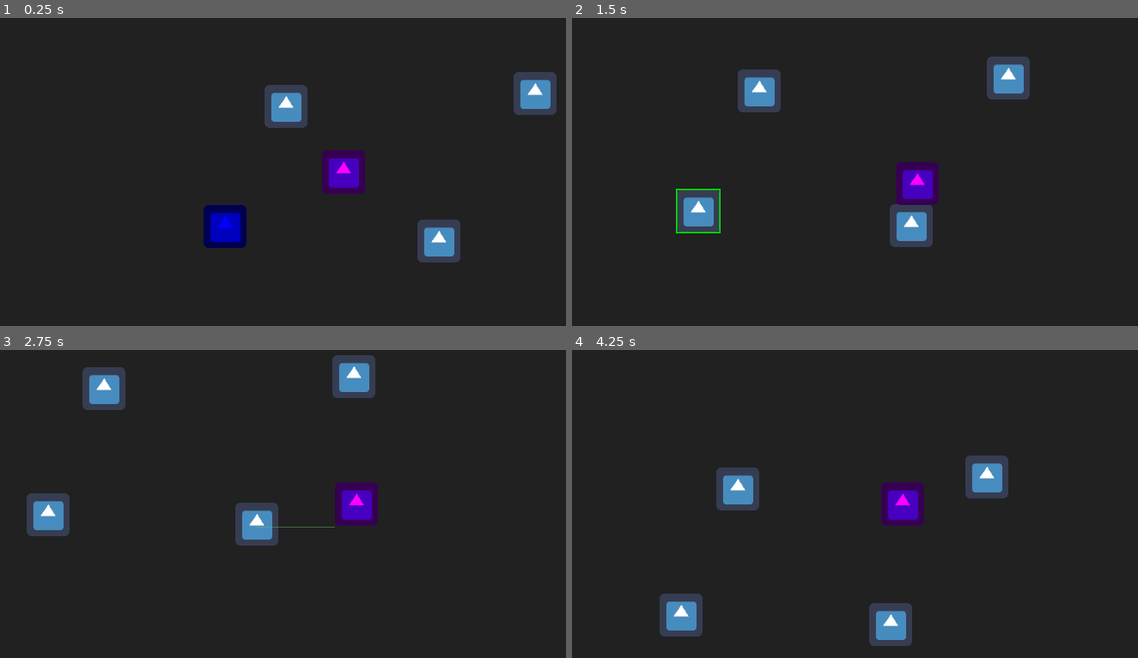
Above: before the commit, frames 1-4 (two rows, left to right).
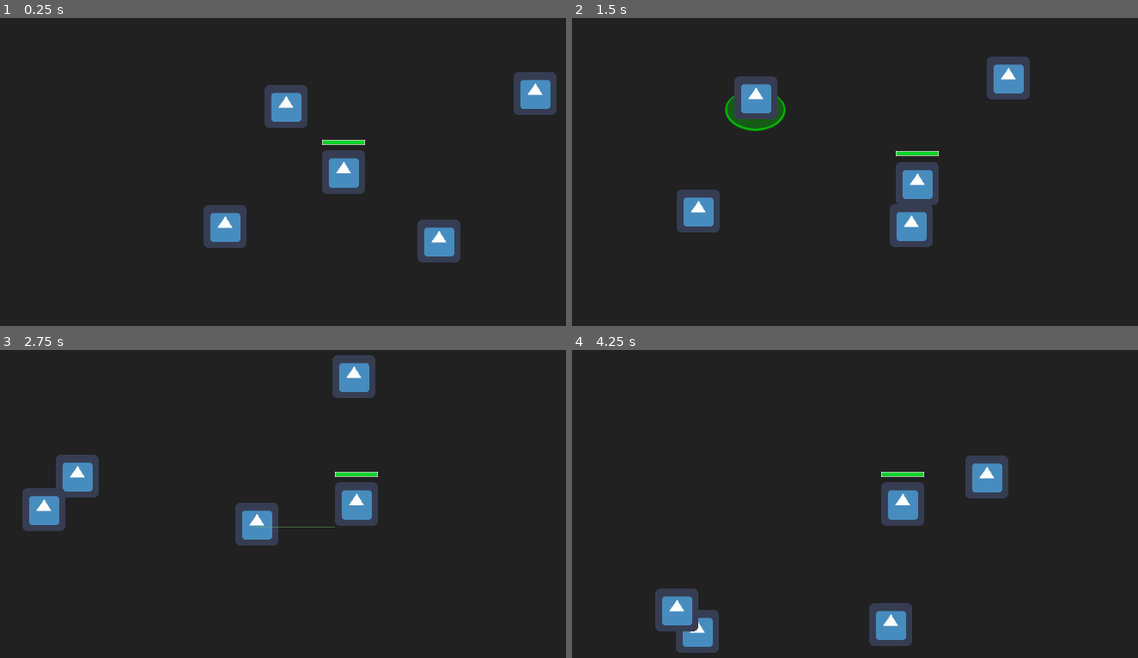
Above: after the commit, the same moments.

Repository: baioc/necro-crypt
Game: Godot game, scene res://map/scenes/World.tscn
Two runs of this game, one before a commit and one after it. Both use one fixed random seed, a clock stepped at 60 frames per second and the inputs below. The engine's default icon, where the game draws it, is replaced by a stand-in: a white triangle on a blue panel in a dark square.
Inputs (mouse positions are in pixels of both pictures, inside the frame that each line leads up to):
- Up to frame 1 (0.25 s): no input
- Up to frame 2 (1.5 s): tap Enter at 0.5 s; move the mouse to (860, 110) at 0.52 s; press the mouse at (860, 110) at 0.53 s; hold D (ui_right) 0.53-1.28 s; right-click (860, 110) at 0.77 s; right-click (860, 110) at 0.8 s; right-click (860, 110) at 1.07 s; move the mouse to (713, 230) at 1.27 s; release the mouse at (713, 230) at 1.28 s; hold S (ui_down) from 1.28 s (still down); right-click (713, 230) at 1.35 s
- Up to frame 3 (2.75 s): right-click (141, 562) at 1.52 s; click (141, 562) at 1.55 s; right-click (141, 562) at 1.82 s; move the mouse to (339, 528) at 2.02 s; release S (ui_down) at 2.03 s; press the mouse at (339, 528) at 2.03 s; hold D (ui_right) from 2.03 s (still down); right-click (339, 528) at 2.3 s
- Up to frame 4 (4.25 s): move the mouse to (922, 377) at 2.77 s; release D (ui_right) at 2.78 s; release the mouse at (922, 377) at 2.78 s; hold W (ui_up) 2.78-3.53 s; click (922, 377) at 2.85 s; right-click (922, 377) at 3.02 s; right-click (922, 377) at 3.32 s; move the mouse to (1121, 565) at 3.52 s; hold A (ui_left) from 3.53 s (still down); right-click (1121, 565) at 3.6 s; right-click (1121, 565) at 3.77 s; right-click (1121, 565) at 4.07 s; tap Middle mouse button (ui_cancel) at 4.15 s

The runs differ from the first frame. In frame 1, 2.2% of the frame differs, in the area x 35-65%, y 39-75%; in frame 2, 2.7%; in frame 3, 4.0%, in the area x 3-67%, y 5-61%; in frame 4, 3.7%.

Commit message:
Implement Combat mechanics

Diff:
--- a/control/commander/Commander.gd
+++ b/control/commander/Commander.gd
@@ -31,9 +31,9 @@
 func selection_apply():
 	selection_clear()
 
-	for unit in $Selection/Area.get_overlapping_bodies():
-		if unit.is_controllable():
-			selection_add(unit)
+	for monster in $Selection/Area.get_overlapping_bodies():
+		if monster.is_in_group("troops"):
+			selection_add(monster)
 
 	$Selection.set_visible(false)
 
@@ -65,13 +65,20 @@
 		var clicked := space.intersect_point(mouse, 1, [self], $Selection/Area.get_collision_mask())
 		var found = clicked.pop_front()
 
-		if found == null or found["collider"].is_controllable():
+		# command: move
+		if found == null or found["collider"].is_in_group("troops"):
+			# @TODO: visual indicator at target location
 			for unit in troops:
 				unit.goto(mouse)
+
+		# command: reanimate
 		elif found["collider"].is_dead():
+			# @TODO: allow depending on distance to player
 			found["collider"].reanimate()
 			selection_clear()
 			selection_add(found["collider"])
+
+		# command: attack
 		else:
 			for unit in troops:
 				unit.attack(found["collider"])
--- a/entities/Entity.gd
+++ b/entities/Entity.gd
@@ -8,7 +8,9 @@
 export var health_max : int = 100
 onready var health := health_max
 
-export var attack_range := 35.0
+export var attack_range : float = 32.0
+export var attack_damage : int = 20
+export var attacks_per_second : float = 0.5
 
 
 func is_dead() -> bool:
@@ -16,13 +18,24 @@
 
 
 func update_health(delta):
+	if delta <= 0:
+		$Health/Delta.set_text(str(-delta))
+	else:
+		$Health/Delta.set_text("+" + str(delta))
+	$Health/Animator.play("health_change")
+
 	health = clamp(health + delta, 0, health_max) as int
+	$Health/Bar.value = health
+
 	if is_dead():
 		die()
+		return
+	else:
+		$Animator.play("blink")
 
 
 func die():
-	"""Perform any needed actions before freeing"""
+	"""Perform any needed actions before destruction"""
 	queue_free()
 	pass
 
@@ -33,8 +46,33 @@
 
 
 func _hit(dir : Vector2):
-	"""@TODO: Perform an attack in specified direction"""
-	pass
+	"""Perform attack in specified direction"""
+	if not $Attack/Timer.is_stopped():
+		return
+
+	$Attack.set_position(dir.normalized() * attack_range)
+	$Attack.set_rotation(dir.angle())
+
+	$Attack.set_monitoring(true)
+	$Attack/Timer.start()
+
+
+func _on_attack_done():
+	$Attack.set_monitoring(false)
+
+
+func _on_attack_conected(body):
+	if self == body:
+		return
+	elif body.has_method("update_health") and not body.is_dead() and body.get_node("Animator").get_current_animation() != "blink":
+		body.update_health(-attack_damage)
+
+
+func _ready():
+	$Health/Bar.max_value = health_max
+	$Health/Bar.value = health
+
+	$Attack/Timer.set_wait_time(1 / attacks_per_second)
 
 
 func _physics_process(delta):
--- a/entities/Entity.tscn
+++ b/entities/Entity.tscn
@@ -1,7 +1,10 @@
-[gd_scene load_steps=5 format=2]
+[gd_scene load_steps=12 format=2]
 
 [ext_resource path="res://entities/Entity.gd" type="Script" id=1]
 [ext_resource path="res://global/godot.png" type="Texture" id=2]
+[ext_resource path="res://entities/sprites/bar_border.png" type="Texture" id=3]
+[ext_resource path="res://entities/sprites/bar_fill_blue.png" type="Texture" id=4]
+[ext_resource path="res://ui/fonts/Montserrat-ExtraBold.ttf" type="DynamicFontData" id=5]
 
 [sub_resource type="SpriteFrames" id=1]
 animations = [ {
@@ -13,6 +16,69 @@
 
 [sub_resource type="RectangleShape2D" id=2]
 extents = Vector2( 21, 15 )
+
+[sub_resource type="DynamicFont" id=3]
+font_data = ExtResource( 5 )
+
+[sub_resource type="Animation" id=4]
+resource_name = "health_change"
+length = 0.5
+step = 0.01
+tracks/0/type = "value"
+tracks/0/path = NodePath("Delta:visible")
+tracks/0/interp = 1
+tracks/0/loop_wrap = true
+tracks/0/imported = false
+tracks/0/enabled = true
+tracks/0/keys = {
+"times": PoolRealArray( 0, 0.5 ),
+"transitions": PoolRealArray( 1, 1 ),
+"update": 1,
+"values": [ true, false ]
+}
+tracks/1/type = "value"
+tracks/1/path = NodePath("Delta:rect_position")
+tracks/1/interp = 2
+tracks/1/loop_wrap = true
+tracks/1/imported = false
+tracks/1/enabled = true
+tracks/1/keys = {
+"times": PoolRealArray( 0, 0.5 ),
+"transitions": PoolRealArray( 1, 1 ),
+"update": 0,
+"values": [ Vector2( -53, -43 ), Vector2( -53, -77 ) ]
+}
+tracks/2/type = "value"
+tracks/2/path = NodePath("Delta:custom_fonts/font:size")
+tracks/2/interp = 2
+tracks/2/loop_wrap = true
+tracks/2/imported = false
+tracks/2/enabled = true
+tracks/2/keys = {
+"times": PoolRealArray( 0, 0.5 ),
+"transitions": PoolRealArray( 1, 3.99999 ),
+"update": 0,
+"values": [ 30, 16 ]
+}
+
+[sub_resource type="ConvexPolygonShape2D" id=6]
+points = PoolVector2Array( 0, -24, 16, -30, 28, -16, 28, 16, 16, 30, 0, 24 )
+
+[sub_resource type="Animation" id=5]
+resource_name = "blink"
+step = 0.05
+tracks/0/type = "value"
+tracks/0/path = NodePath("Sprite:visible")
+tracks/0/interp = 1
+tracks/0/loop_wrap = true
+tracks/0/imported = false
+tracks/0/enabled = true
+tracks/0/keys = {
+"times": PoolRealArray( 0, 0.1, 0.2, 0.3, 0.4, 0.5, 0.6, 0.7, 0.8, 1 ),
+"transitions": PoolRealArray( 1, 1, 1, 1, 1, 1, 1, 1, 1, 1 ),
+"update": 1,
+"values": [ false, true, false, true, false, true, false, true, false, true ]
+}
 
 [node name="Entity" type="KinematicBody2D"]
 collision_layer = 0
@@ -29,3 +95,66 @@
 [node name="Collider" type="CollisionShape2D" parent="."]
 position = Vector2( 0, 4 )
 shape = SubResource( 2 )
+
+[node name="Health" type="Control" parent="."]
+margin_right = 40.0
+margin_bottom = 40.0
+__meta__ = {
+"_edit_group_": true
+}
+
+[node name="Bar" type="TextureProgress" parent="Health"]
+light_mask = 129
+anchor_left = 0.5
+anchor_top = 0.5
+anchor_right = 0.5
+anchor_bottom = 0.5
+margin_left = -52.0
+margin_top = -68.0
+margin_right = 12.0
+margin_bottom = -60.0
+value = 50.0
+texture_under = ExtResource( 3 )
+texture_progress = ExtResource( 4 )
+
+[node name="Delta" type="Label" parent="Health"]
+visible = false
+light_mask = 129
+anchor_left = 0.5
+anchor_top = 0.5
+anchor_right = 0.5
+anchor_bottom = 0.5
+margin_left = -73.0
+margin_top = -97.0
+margin_right = 33.0
+margin_bottom = -59.0
+custom_fonts/font = SubResource( 3 )
+custom_colors/font_color = Color( 1, 0.592157, 0.0588235, 1 )
+text = "123456"
+align = 1
+valign = 1
+uppercase = true
+
+[node name="Animator" type="AnimationPlayer" parent="Health"]
+anims/health_change = SubResource( 4 )
+
+[node name="Attack" type="Area2D" parent="."]
+monitoring = false
+monitorable = false
+collision_layer = 8
+collision_mask = 7
+__meta__ = {
+"_edit_group_": true
+}
+
+[node name="Collider" type="CollisionShape2D" parent="Attack"]
+shape = SubResource( 6 )
+
+[node name="Timer" type="Timer" parent="Attack"]
+one_shot = true
+
+[node name="Animator" type="AnimationPlayer" parent="."]
+anims/blink = SubResource( 5 )
+
+[connection signal="body_entered" from="Attack" to="." method="_on_attack_conected"]
+[connection signal="timeout" from="Attack/Timer" to="." method="_on_attack_done"]
--- a/entities/mobs/Monster.gd
+++ b/entities/mobs/Monster.gd
@@ -2,68 +2,95 @@
 
 
 export var friend : bool = false
+export var friendly_texture : Texture
+export var enemy_texture : Texture
 var selected : bool = false
 
-enum STATE { IDLE, MOVE, FIGHT }
-var state = STATE.IDLE
+enum STATE { idle, move, fight }
+const SAFE_MARGIN := 5
+const BODY_OFFSET := 45.2548339959
+var state = STATE.idle
 var target : Node2D = null
 
 
 func goto(location : Vector2):
-	print("march!")
 	target = Node2D.new()
 	get_parent().add_child(target)
 	target.set_global_position(location)
-	state = STATE.MOVE
+	state = STATE.move
 
 
 func attack(entity : Node2D):
-	print("attack!")
 	target = entity
-	state = STATE.FIGHT
+	state = STATE.fight
 
 
 func idle():
-	print("halt!")
 	target = null
-	state = STATE.IDLE
+	state = STATE.idle
 
 
-func select(flag : bool):
-	selected = flag
+func select(enable : bool):
+	selected = enable
 	if selected:
 		_on_mouse_entered()
 	else:
 		_on_mouse_exited()
 
 
-func is_controllable() -> bool:
-	return friend
+func control(enable : bool):
+	friend = enable
 
+	if not friend:
+		if is_in_group("troops"):
+			remove_from_group("troops")
+		add_to_group("enemies")
 
-func control(flag : bool):
-	friend = flag
-	if not friend:
+		$Health/Bar.set_progress_texture(enemy_texture)
+
 		$Selection.set_modulate(Color.red)
+		$Selection.set_z_index(0)
+
 	else:
+		if is_in_group("enemies"):
+			remove_from_group("enemies")
+		add_to_group("troops")
+
+		$Health/Bar.set_progress_texture(friendly_texture)
+
 		$Selection.set_modulate(Color.green)
+		$Selection.set_z_index(-1)
 
 
 func die():
-	print("died.")
-	if not is_controllable():
-		idle()
-		select(false)
-		set_modulate(Color.blue)
+	# @TODO: signal death to followers & commander
+	idle()
+	select(false)
+
+	if friend:
+		.die() #YouOnlyUndieOnce
 	else:
-		.die() # you only undie once
+		set_modulate(Color.black)
 
 
 func reanimate():
-	print("reanimate!")
 	update_health(health_max)
 	set_modulate(Color.white)
 	control(true)
+
+
+func update_health(delta):
+	.update_health(delta)
+	$Health/Bar.show()
+
+
+func _on_attack_conected(body):
+	if self.is_in_group("troops") and body.is_in_group("troops"):
+		return
+	elif self.is_in_group("enemies") and body.is_in_group("enemies"):
+		return
+
+	._on_attack_conected(body)
 
 
 func _ready():
@@ -72,18 +99,18 @@
 
 func _control(delta):
 	match state:
-		STATE.MOVE:
+		STATE.move:
 			_move()
-		STATE.FIGHT:
+		STATE.fight:
 			_fight()
-		STATE.IDLE:
+		STATE.idle:
 			_idle()
 
 
 func _move():
-	var dir := target.get_global_position() - self.get_global_position()
+	var dir = target.get_global_position() - self.get_global_position()
 	# @TODO: better unit formation when reaching target location
-	if dir.length() > attack_range:
+	if dir.length() > SAFE_MARGIN:
 		# @TODO: pathfind towards target
 		velocity = dir.normalized() * speed
 	else:
@@ -91,12 +118,13 @@
 
 
 func _fight():
-	if target == null:
+	# @TODO: lose sight of target through fog of war
+	if target == null or target.is_dead():
 		idle()
 		return
 
-	var dir := target.get_global_position() - self.get_global_position()
-	if dir.length() <= attack_range:
+	var dir = target.get_global_position() - self.get_global_position()
+	if dir.length() <= BODY_OFFSET + attack_range:
 		_hit(dir)
 	else:
 		_move()
--- a/entities/mobs/Monster.tscn
+++ b/entities/mobs/Monster.tscn
@@ -1,19 +1,28 @@
-[gd_scene load_steps=4 format=2]
+[gd_scene load_steps=6 format=2]
 
 [ext_resource path="res://entities/Entity.tscn" type="PackedScene" id=1]
 [ext_resource path="res://entities/mobs/Monster.gd" type="Script" id=2]
-[ext_resource path="res://entities/mobs/sprites/selection.png" type="Texture" id=3]
+[ext_resource path="res://entities/sprites/bar_fill_blue.png" type="Texture" id=3]
+[ext_resource path="res://entities/sprites/bar_fill_red.png" type="Texture" id=4]
+[ext_resource path="res://entities/mobs/sprites/selection.png" type="Texture" id=5]
 
 [node name="Monster" index="0" instance=ExtResource( 1 )]
 input_pickable = true
 collision_layer = 4
 collision_mask = 7
 script = ExtResource( 2 )
+friendly_texture = ExtResource( 3 )
+enemy_texture = ExtResource( 4 )
 
-[node name="Selection" type="Sprite" parent="." index="2"]
+[node name="Selection" type="Sprite" parent="." index="0"]
 visible = false
 light_mask = 9
-texture = ExtResource( 3 )
+position = Vector2( 0, 20 )
+z_index = -1
+texture = ExtResource( 5 )
+
+[node name="Bar" parent="Health" index="0"]
+visible = false
 
 [connection signal="mouse_entered" from="." to="." method="_on_mouse_entered"]
 [connection signal="mouse_exited" from="." to="." method="_on_mouse_exited"]
--- a/entities/player/Player.tscn
+++ b/entities/player/Player.tscn
@@ -1,9 +1,12 @@
-[gd_scene load_steps=3 format=2]
+[gd_scene load_steps=4 format=2]
 
 [ext_resource path="res://entities/Entity.tscn" type="PackedScene" id=1]
 [ext_resource path="res://entities/player/Player.gd" type="Script" id=2]
+[ext_resource path="res://entities/sprites/bar_fill_green.png" type="Texture" id=3]
 
-[node name="Player" instance=ExtResource( 1 )]
+[node name="Player" index="0" groups=[
+"troops",
+] instance=ExtResource( 1 )]
 collision_layer = 2
 collision_mask = 5
 script = ExtResource( 2 )
@@ -11,5 +14,7 @@
 health_max = 300
 
 [node name="Sprite" parent="." index="0"]
-self_modulate = Color( 1, 0, 1, 1 )
 light_mask = 81
+
+[node name="Bar" parent="Health" index="0"]
+texture_progress = ExtResource( 3 )
--- a/global/Global.gd
+++ b/global/Global.gd
@@ -2,10 +2,7 @@
 
 
 func _ready():
-	$Camera.set_target($Player)
-
-	# @NOTE: testing undeath
-	$Monsters/Monster_2.update_health(-$Monsters/Monster_2.health)
+	$Camera.set_target($Player/Character)
 
 
 func _process(delta):
--- a/map/scenes/World.tscn
+++ b/map/scenes/World.tscn
@@ -26,10 +26,12 @@
 [node name="Monster_4" parent="Monsters" instance=ExtResource( 2 )]
 position = Vector2( 802.038, 184.619 )
 
-[node name="Player" parent="." instance=ExtResource( 3 )]
+[node name="Player" type="Node2D" parent="."]
+
+[node name="Character" parent="Player" instance=ExtResource( 3 )]
 position = Vector2( 512, 300 )
 
-[node name="Commander" parent="." instance=ExtResource( 4 )]
+[node name="Commander" parent="Player" instance=ExtResource( 4 )]
 
 [node name="Camera" parent="." instance=ExtResource( 5 )]
 position = Vector2( 512, 300 )
Binary file changed: entities/mobs/sprites/selection.png
Binary file added: entities/sprites/bar_border.png
Not shown, added: entities/sprites/bar_border.png.import
Binary file added: entities/sprites/bar_fill_blue.png
Not shown, added: entities/sprites/bar_fill_blue.png.import
Binary file added: entities/sprites/bar_fill_green.png
Not shown, added: entities/sprites/bar_fill_green.png.import
Binary file added: entities/sprites/bar_fill_red.png
Not shown, added: entities/sprites/bar_fill_red.png.import
Binary file added: ui/fonts/Montserrat-ExtraBold.ttf
